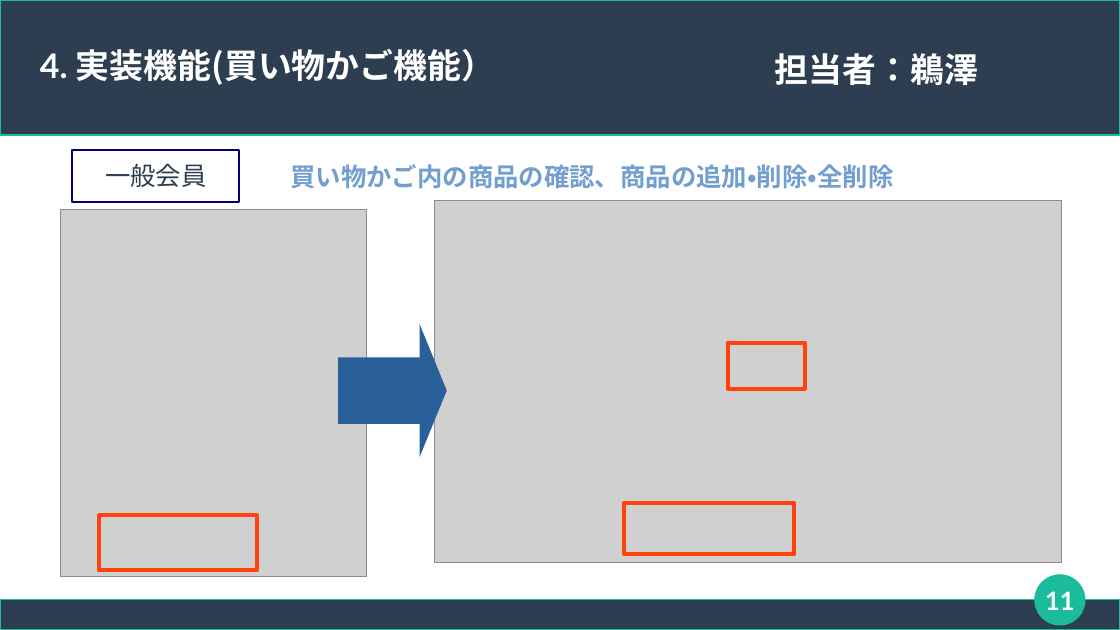
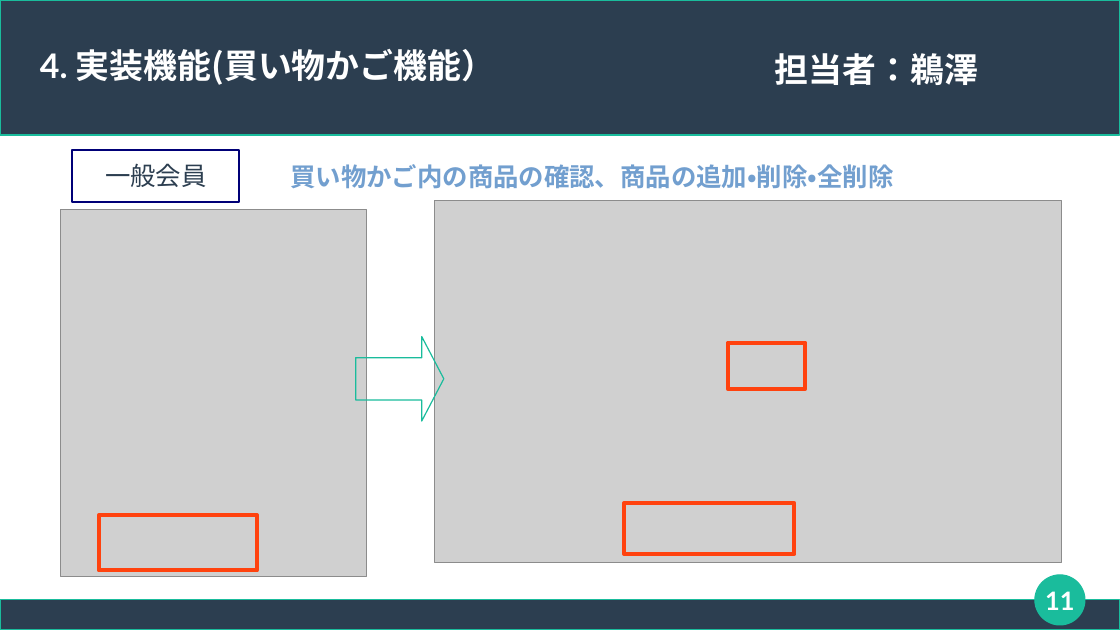
Before and after one commit to connk95/Shared-Shop, a slide deck: slide 11 of TeamUzawa_Sharing_ProjectFile/発表用スライド_チーム鵜澤.odp. Drawn at 1120x630 pixels with LibreOffice and Linux fonts; fonts in the diff are those of the drawing; grey boxes stand for pictures. Boxes give left, top, right and bottom in pixels: in the first picture for what was removed or moved away, otherwise in the second. Text is boxed around its words. In the diff, an @@ line names an element or a change of style, - is before the commit and + after.

```diff
--- a/TeamUzawa_Sharing_ProjectFile/発表用スライド_チーム鵜澤.odp
+++ b/TeamUzawa_Sharing_ProjectFile/発表用スライド_チーム鵜澤.odp
@@ right arrow: place and size @@
-right arrow at [338, 324, 447, 457]
+right arrow at [356, 336, 444, 421]
@@ right arrow at [356, 336, 444, 421]: fill #2A6099 to none; outline none to #1ABC9C 0.85 pt; proportions changed @@
```
Also in this commit, not shown: 13 other slides changed, 1 slide removed.
